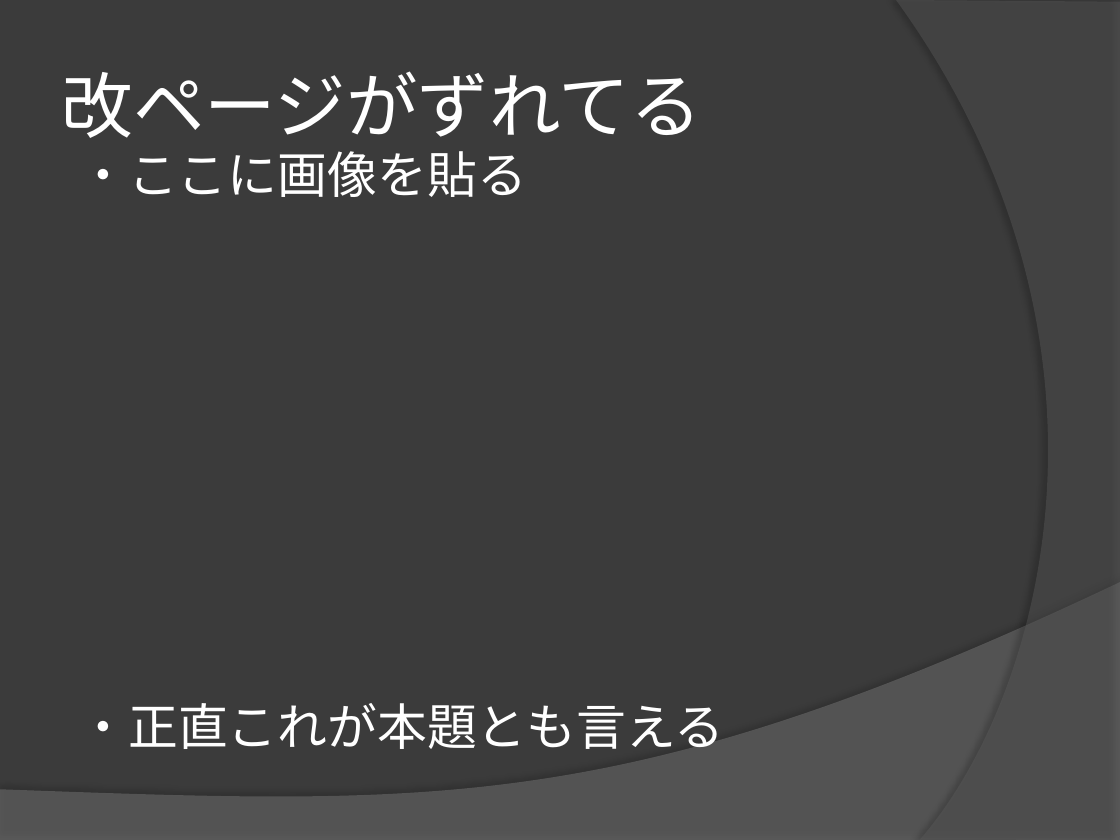
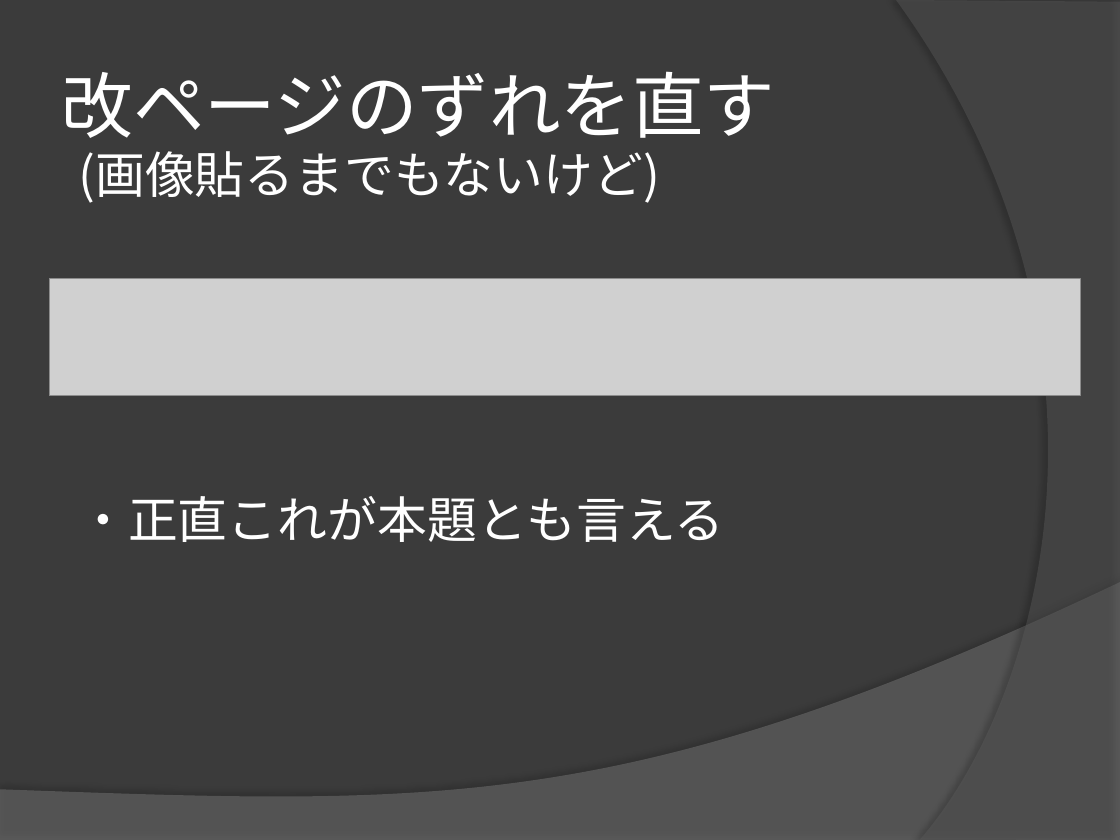
Before and after one commit to yuridonus/FEstudy, a slide deck: slide 21 of hateful_excel.pptx (slide 20 before the commit). Drawn at 1120x840 pixels with LibreOffice and Linux fonts; fonts in the diff are those of the drawing; grey boxes stand for pictures. Boxes give left, top, right and bottom in pixels: in the first picture for what was removed or moved away, otherwise in the second. Text is boxed around its words. In the diff, an @@ line names an element or a change of style, - is before the commit and + after.

```diff
--- a/hateful_excel.pptx
+++ b/hateful_excel.pptx
@@ title at [62,71,776,138]: text changed @@
-改ページがずれてる
+改ページのずれを直す
@@ text at [78,151,660,203]: text changed @@
-・ここに画像を貼る
+(画像貼るまでもないけど)
@@ picture added at [49,279,1081,395] @@
```
Also in this commit, not shown: 17 other slides changed, 4 slides added, 1 slide removed, 3 other files.
